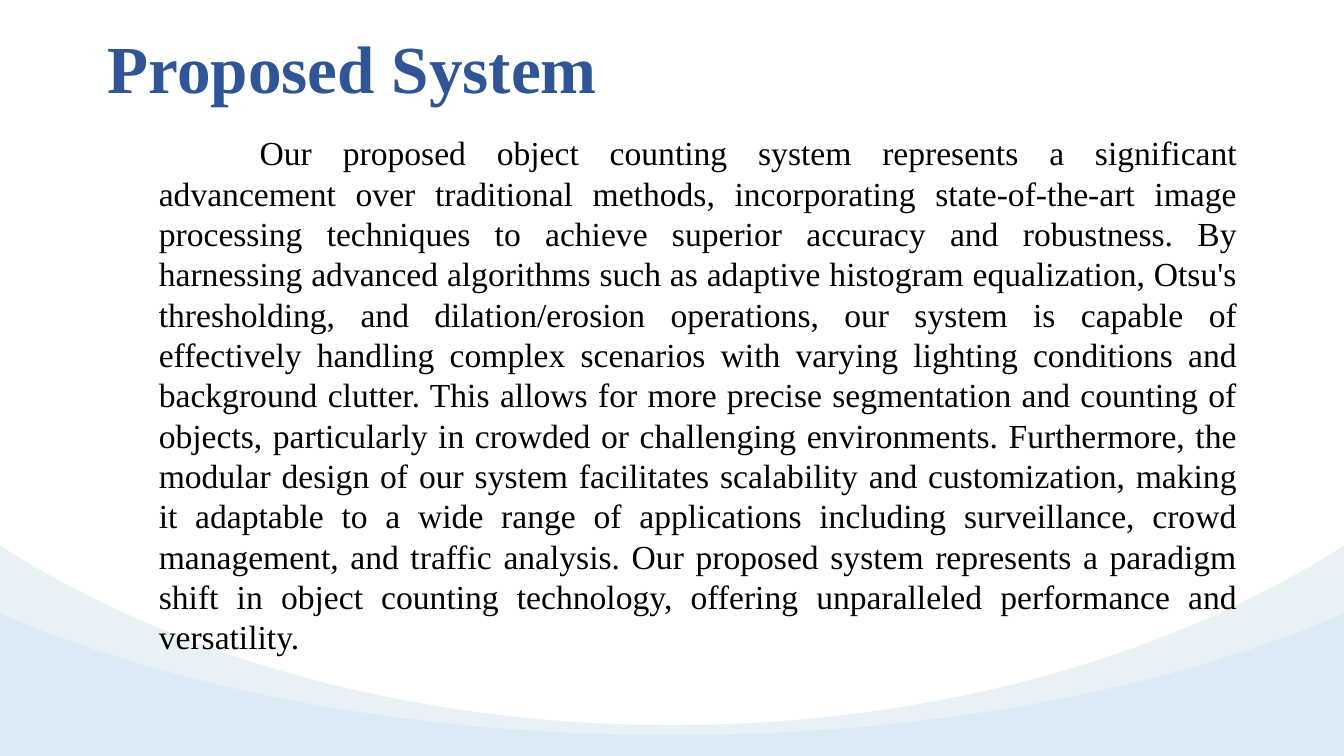
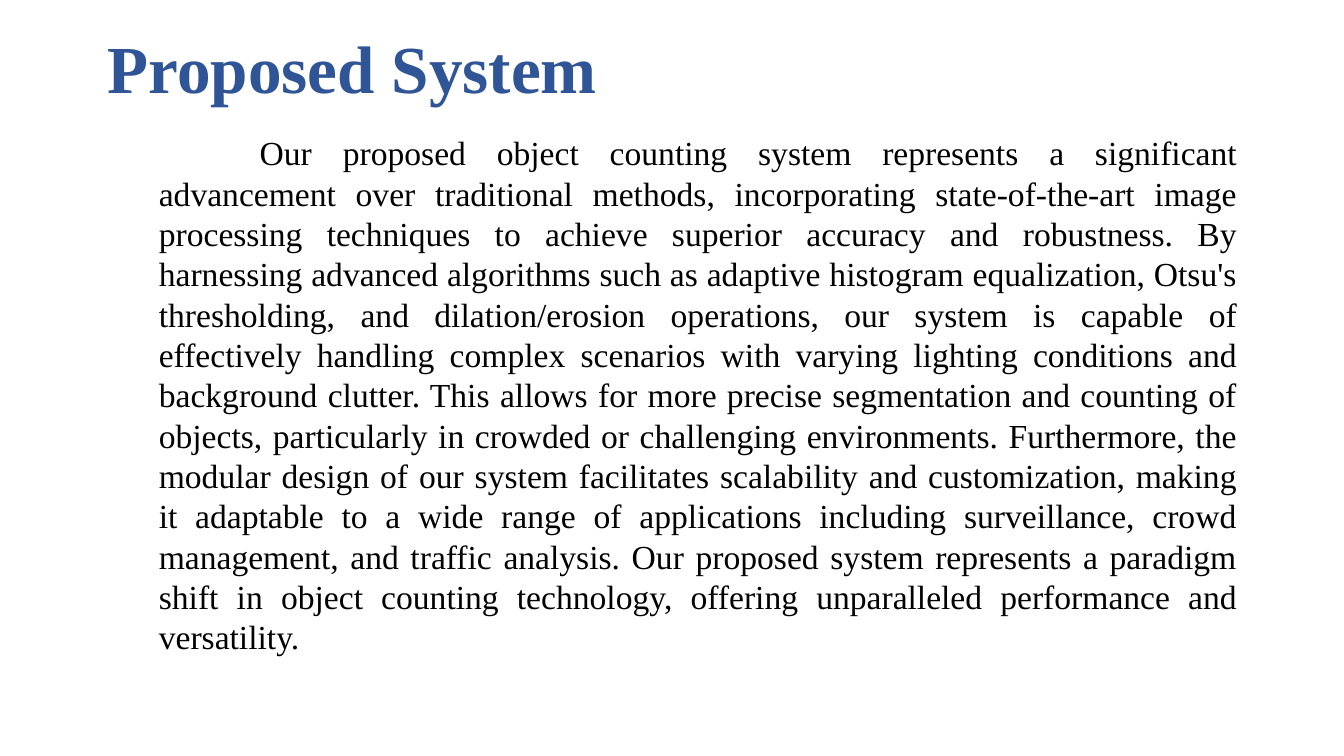
Before and after one commit to Chakrapani2122/Major-Project, a slide deck: slide 6 of Major Project.pptx. Drawn at 1344x756 pixels with LibreOffice and Linux fonts; fonts in the diff are those of the drawing. Boxes give left, top, right and bottom in pixels: in the first picture for what was removed or moved away, otherwise in the second. Text is boxed around its words. In the diff, an @@ line names an element or a change of style, - is before the commit and + after.

```diff
--- a/Major Project.pptx
+++ b/Major Project.pptx
@@ freeform shape removed at (0,545,1344,756) @@
@@ freeform shape removed at (0,613,1344,756) @@
```
Also in this commit, not shown: 3 other slides changed, 5 slides added, 7 other files.
